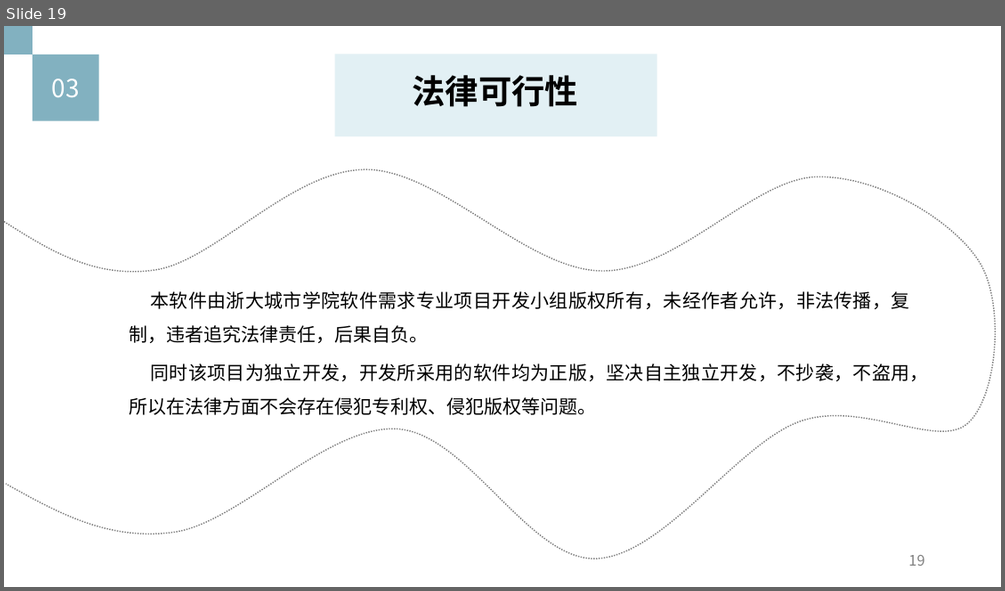
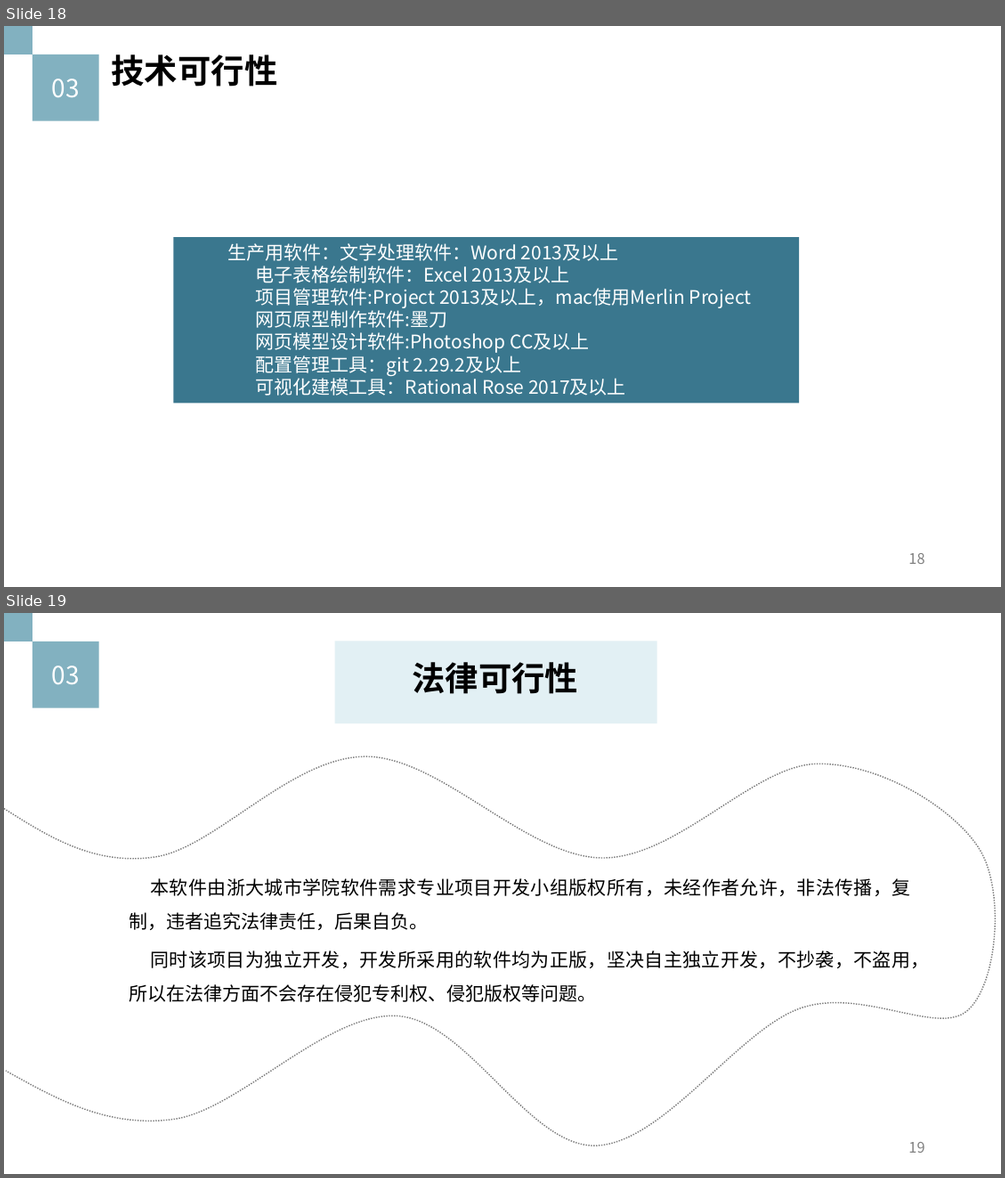
Before and after one commit to Ysuny2333/SRA2022-G15, a slide deck: 项目计划/项目工程计划.pptx. Shown one above the other, each under a label of ours: slide 19 before the commit, slides 18 and 19 after it. The pictures are 1005x591 and 1005x1178 pixels, drawn with LibreOffice and Linux fonts; fonts in the diff are those of the drawing. Boxes give left, top, right and bottom in pixels: in the first picture for what was removed or moved away, otherwise in the second. Text is boxed around its words. In the diff, an @@ line names an element or a change of style, - is before the commit and + after.

Commit message:
Update 项目工程计划.pptx
项目工程计划v1.1.0

```diff
--- a/项目计划/项目工程计划.pptx
+++ b/项目计划/项目工程计划.pptx
@@ slide 18 added at [4, 26, 1001, 587], background #FFFFFF @@
@@ rectangle added at [4, 26, 32, 54], fill #82B1C0 @@
@@ rectangle added at [32, 54, 99, 121], fill #82B1C0, 24 pt, text #FFFFFF @@
+03
@@ text added at [112, 54, 278, 87], 32 pt, text #000000, bold @@
+技术可行性
@@ rectangle added at [174, 237, 799, 402], fill #3A778E @@
@@ text added at [227, 243, 752, 395], 18 pt, text #FFFFFF @@
+生产用软件：文字处理软件：Word 2013及以上
+电子表格绘制软件：Excel 2013及以上
+项目管理软件:Project 2013及以上，mac使用Merlin Project
+网页原型制作软件:墨刀
+网页模型设计软件:Photoshop CC及以上
+配置管理工具：git 2.29.2及以上
+可视化建模工具：Rational Rose 2017及以上
@@ page number added at [908, 553, 924, 564], 14 pt, text #808080 @@
+18
```
Also in this commit, not shown: 6 slides changed, 2 other slides added, 2 slides removed.
